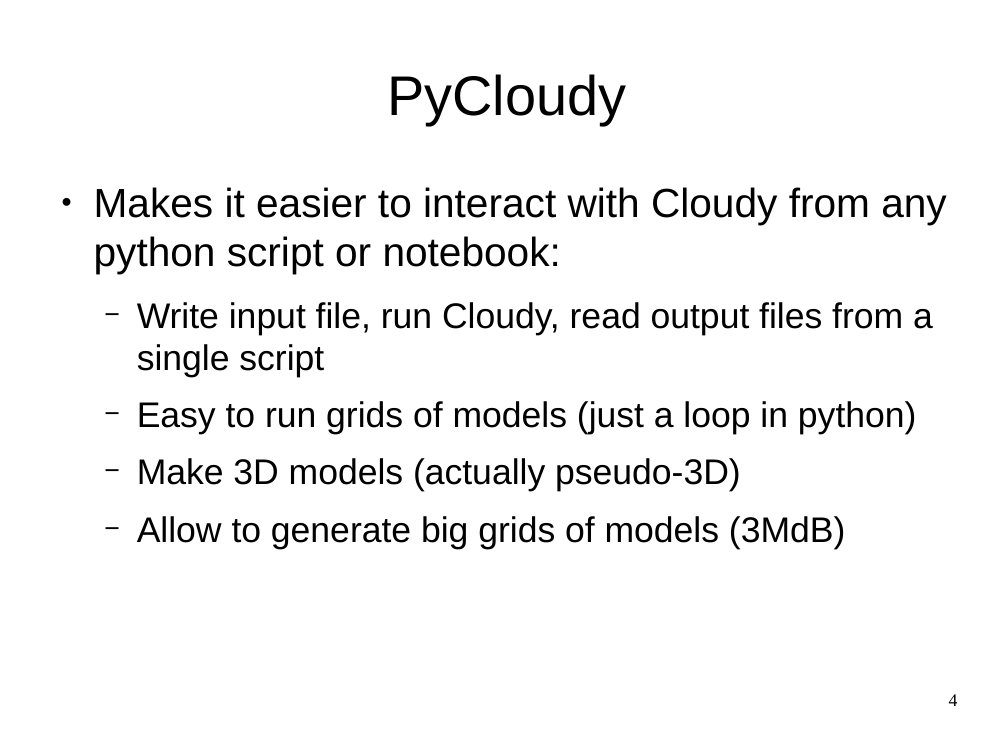
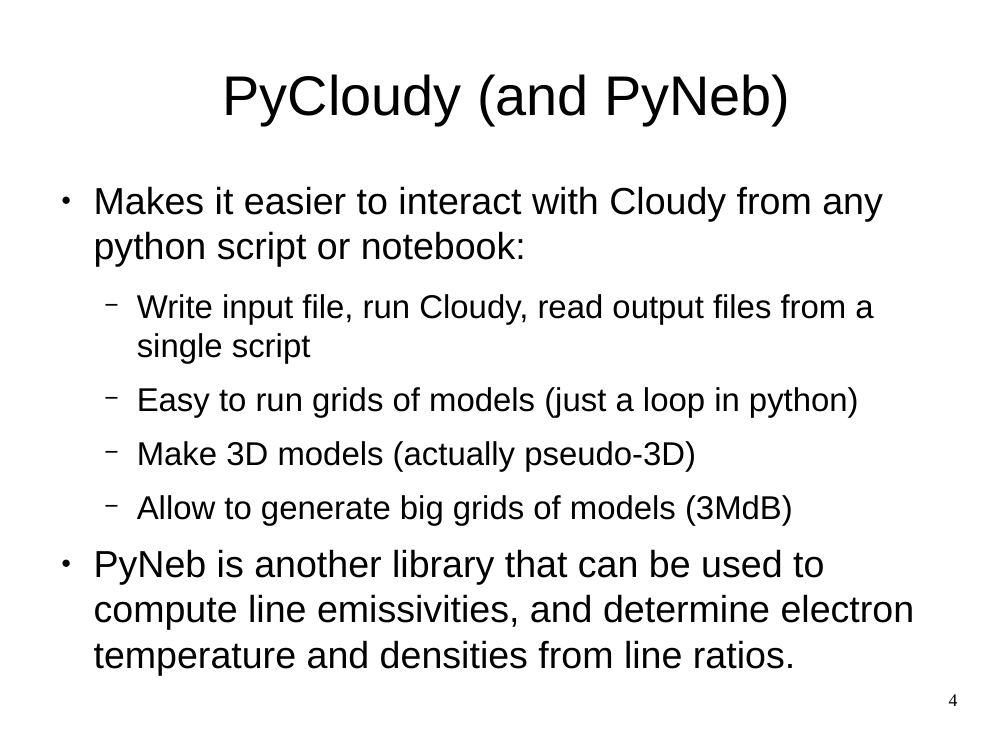
Before and after one commit to Morisset/Cloudy_Summer_School, a slide deck: slide 4 of pyCloudy.odp. Drawn at 1008x756 pixels with LibreOffice and Linux fonts; fonts in the diff are those of the drawing. Boxes give left, top, right and bottom in pixels: in the first picture for what was removed or moved away, otherwise in the second. Text is boxed around its words. In the diff, an @@ line names an element or a change of style, - is before the commit and + after.

Commit message:
update presentation

```diff
--- a/pyCloudy.odp
+++ b/pyCloudy.odp
@@ title at [223, 74, 790, 125]: text changed @@
-PyCloudy
+PyCloudy (and PyNeb)
@@ text at [94, 186, 883, 525]: size 32 to 29.6 pt in "Makes it easier to interact with Cloudy ..."; size 28 to 25.9 pt in "Write input file, run Cloudy, read output ...", "Easy to run grids of models (just ...", "Make 3D models (actually pseudo-3D)", "Allow to generate big grids of models ..." @@
@@ text at [94, 549, 915, 630]: paragraph added @@
+● PyNeb is another library that can be used to compute line emissivities, and determine electron temperature and densities from line ratios.
```
Also in this commit, not shown: 2 other files.
